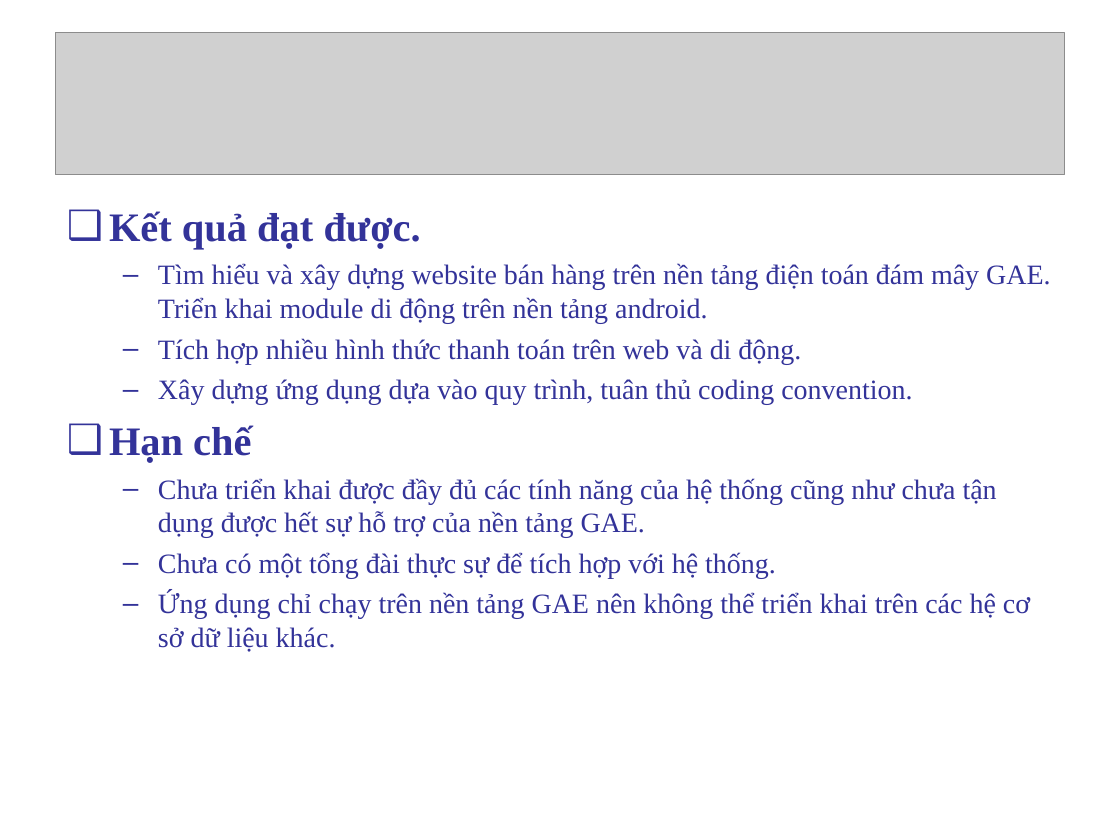
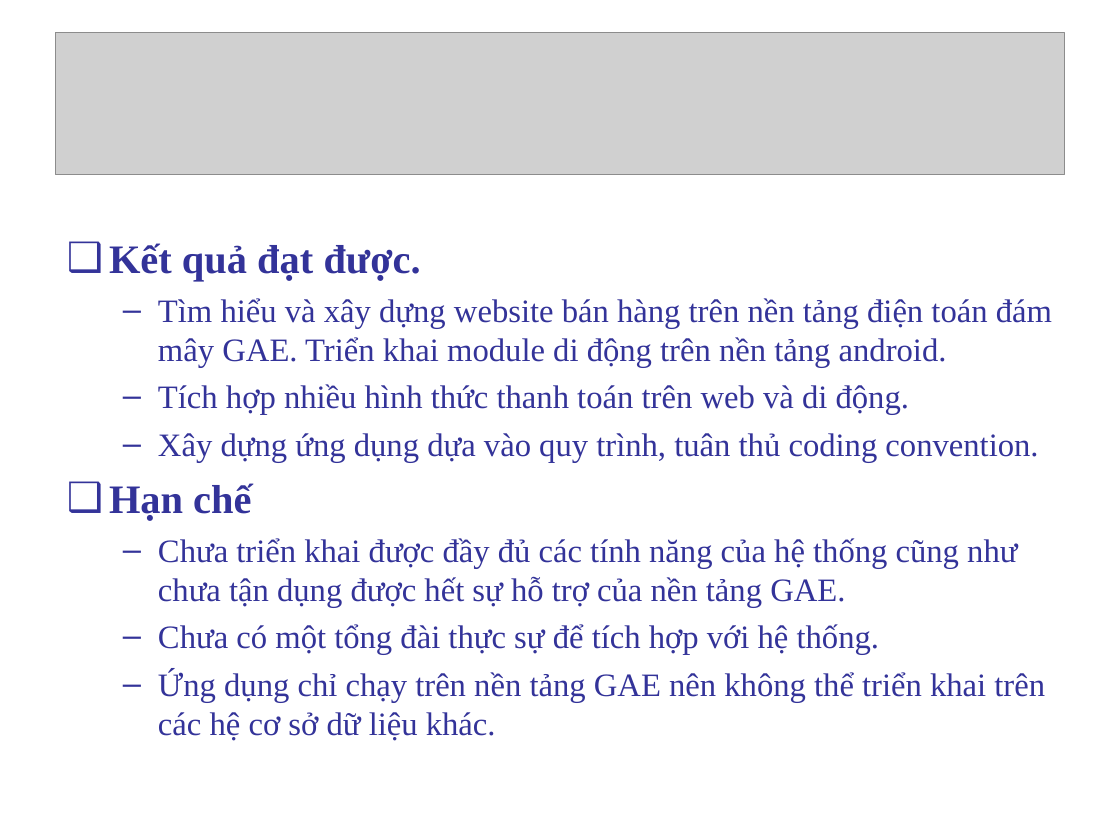
Before and after one commit to ngocho/e-biz, a slide deck: slide 18 of Document/slide_bao_cao.ppt. Drawn at 1120x840 pixels with LibreOffice and Linux fonts; fonts in the diff are those of the drawing; grey boxes stand for pictures; background and template pictures are left out. Boxes give left, top, right and bottom in pixels: in the first picture for what was removed or moved away, otherwise in the second. Text is boxed around its words. In the diff, an @@ line names an element or a change of style, - is before the commit and + after.

```diff
--- a/Document/slide_bao_cao.ppt
+++ b/Document/slide_bao_cao.ppt
@@ text "Kết quả đạt được.": place and size @@
-text "Kết quả đạt được." at [109,211,1050,652]
+text "Kết quả đạt được." at [109,243,1052,741]
@@ text at [158,298,1052,741]: size 18 to 21 pt @@
```
Also in this commit, not shown: 3 other slides changed, 6 slides added, 6 slides removed.
